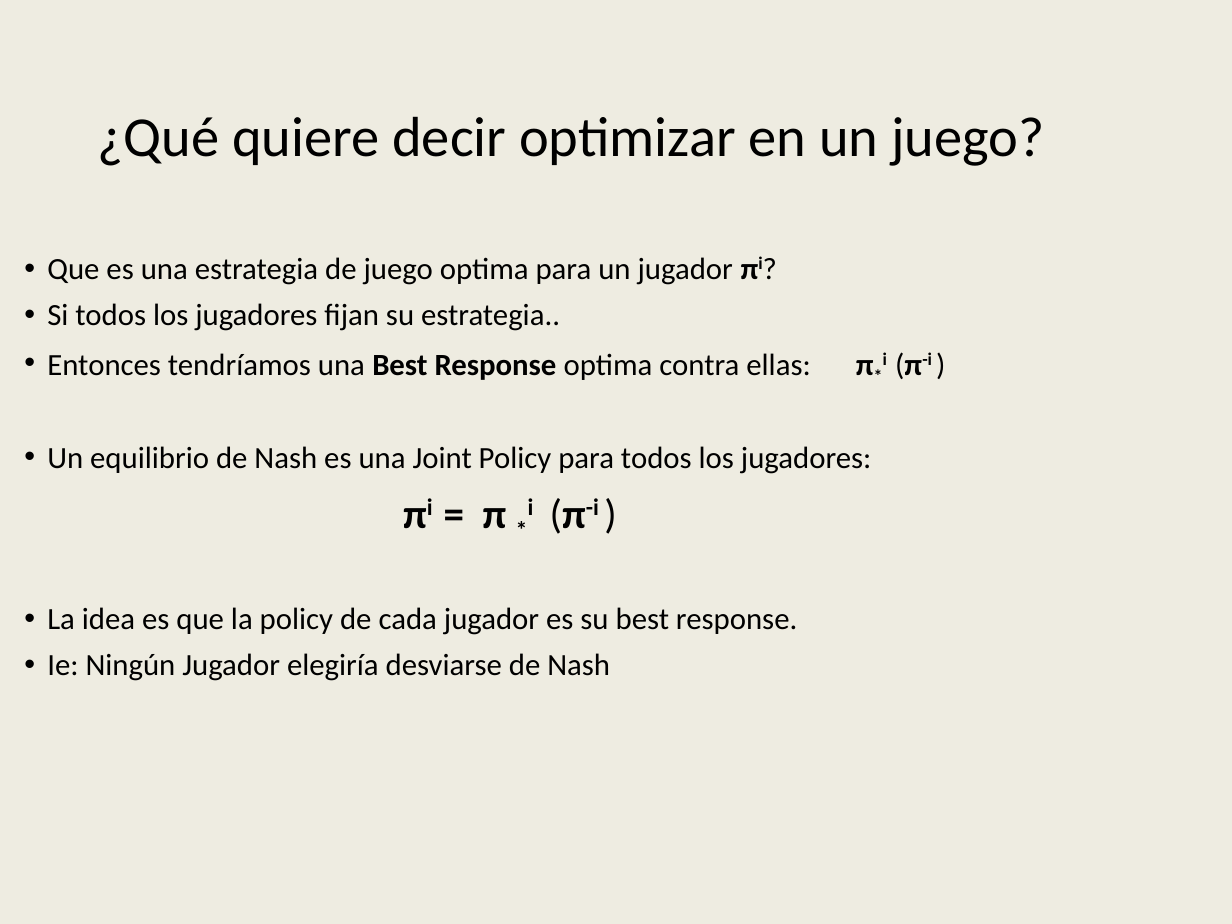
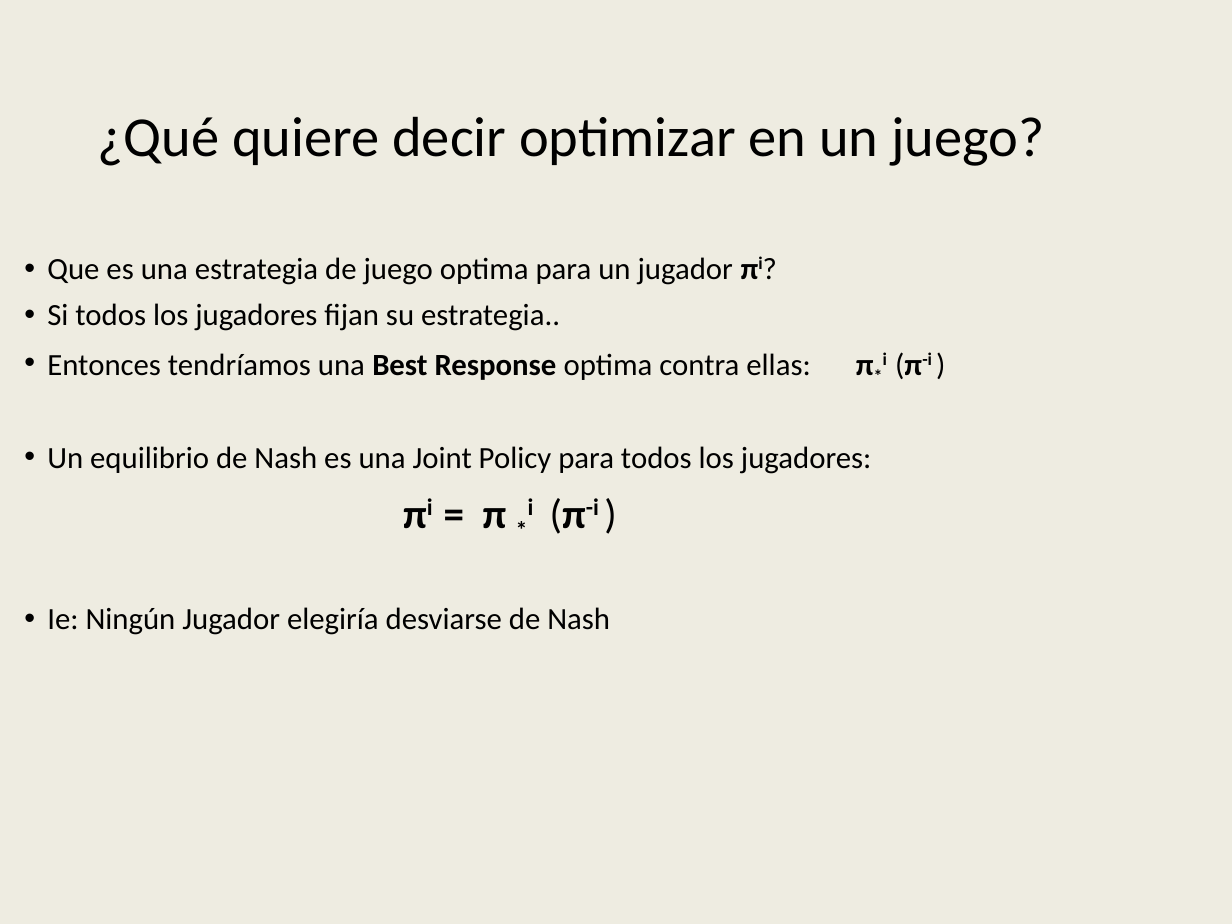
Before and after one commit to AbrojoROU/Truco_DQN, a slide deck: slide 40 of Proyecto IA Digital House v4.pptx. Drawn at 1232x924 pixels with LibreOffice and Linux fonts; fonts in the diff are those of the drawing; background and template pictures are left out. Boxes give left, top, right and bottom in pixels: in the first picture for what was removed or moved away, otherwise in the second. Text is boxed around its words. In the diff, an @@ line names an element or a change of style, - is before the commit and + after.

```diff
--- a/Proyecto IA Digital House v4.pptx
+++ b/Proyecto IA Digital House v4.pptx
@@ text at box(47, 607, 797, 635): paragraph removed @@
-• La idea es que la policy de cada jugador es su best response.
```
Also in this commit, not shown: 2 other slides changed.
